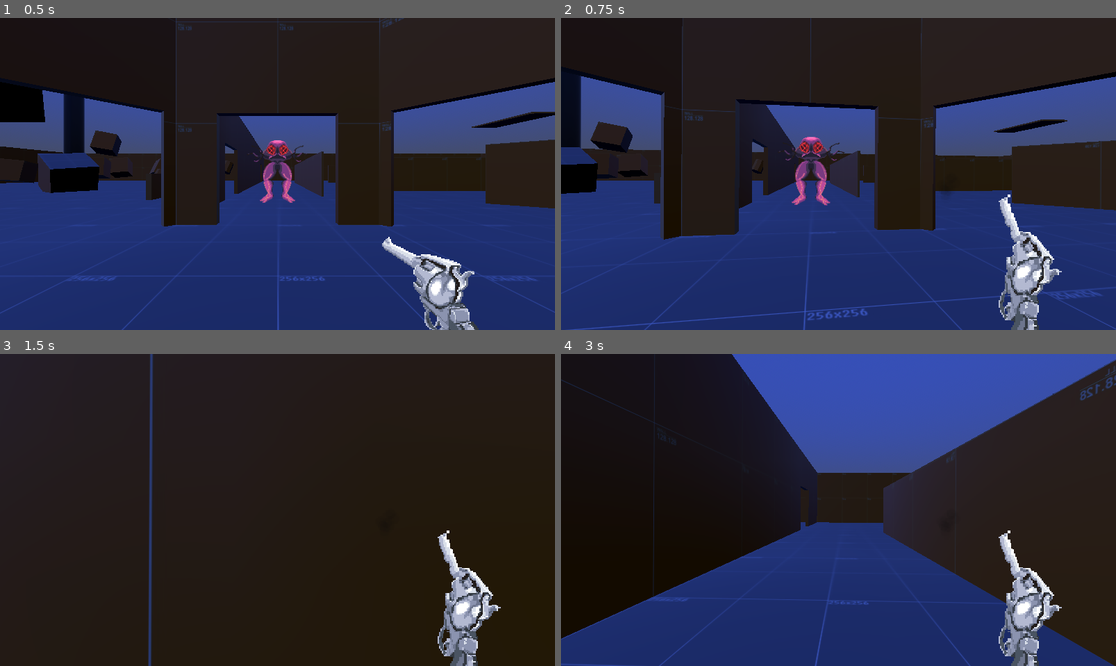
Above: before the commit, frames 1-4 (two rows, left to right).
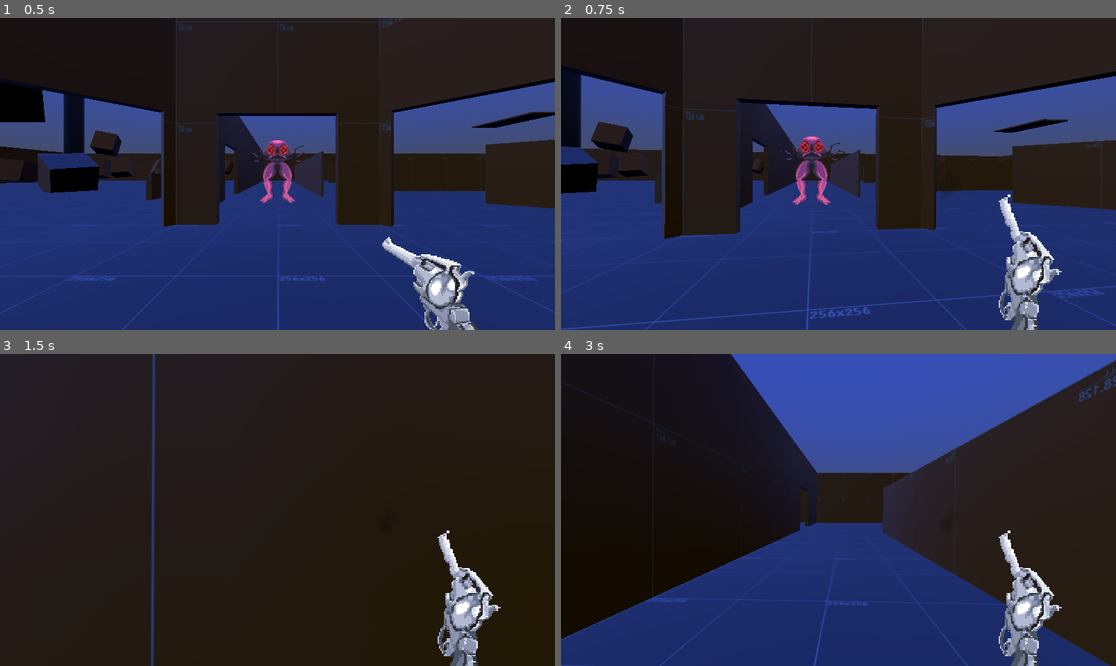
Above: after the commit, the same moments.

Repository: Liloslash/CocoonstrikeV2
Game: Godot game, scene res://world.tscn
Two runs of this game, one before a commit and one after it. Both use one fixed random seed, a clock stepped at 60 frames per second and the inputs below. Sound files missing from this copy of the repository are replaced by a short silence.
Inputs (mouse positions are in pixels of both pictures, inside the frame that each line leads up to):
- Up to frame 1 (0.5 s): no input
- Up to frame 2 (0.75 s): move the mouse to (866, 174) at 0.52 s; hold W (up) from 0.53 s (still down); click (866, 174) at 0.6 s
- Up to frame 3 (1.5 s): keep holding W (up); tap Space (jump) at 0.77 s; move the mouse to (249, 510) at 1.27 s; click (249, 510) at 1.35 s
- Up to frame 4 (3 s): keep holding W (up); tap Space (jump) at 1.52 s; move the mouse to (849, 503) at 2.02 s; hold Q (slam) 2.03-2.78 s; click (849, 503) at 2.3 s; move the mouse to (832, 516) at 2.77 s; click (832, 516) at 2.85 s

Frame 1 is identical in both runs. In frame 2, 3.0% of the frame differs, in the area x 0-100%, y 0-100%; in frame 3, 1.0%; in frame 4, 1.1%.

Commit message:
Refactor impact effect parameters for improved customization; enhance enemy impact colors and adjust player shooting mechanics

Diff:
--- a/Effects/ImpactEffect.gd
+++ b/Effects/ImpactEffect.gd
@@ -7,70 +7,99 @@
 
 # === PARAMÈTRES EXPORTÉS ===
 @export_group("Durée et Intensité")
-@export var effect_duration: float = 1.5  # Durée totale de l'effet
-@export var particle_count: int = 20  # Nombre de particules
+@export var effect_duration: float = 0.4  # Durée totale de l'effet
+@export var particle_count: int = 32  # Nombre total de particules
 
 @export_group("Physique")
 @export var explosion_force_min: float = 3.0  # Force d'explosion minimale
-@export var explosion_force_max: float = 8.0  # Force d'explosion maximale
-@export var bounce_strength: float = 0.6  # Force de rebond (0 = pas de rebond, 1 = rebond parfait)
-@export var bounce_randomness: float = 0.2  # Variation des rebonds pour plus de réalisme
+@export var explosion_force_max: float = 6.0  # Force d'explosion maximale
 
 @export_group("Couleurs")
-@export var color1: Color = Color.WHITE  # Couleur dominante du sprite
-@export var color2: Color = Color.ORANGE  # Couleur secondaire
-@export var color3: Color = Color.RED  # Couleur tertiaire
+@export var impact_colors: Array[Color] = []  # Les 4 couleurs de l'ennemi
+
+@export_group("Apparence")
+@export var cube_size: float = 0.056  # Taille des cubes de particules (réduite d'un quart de plus)
 
 func _ready():
-	print("ImpactEffect: _ready() appelé")
-
 	# Configuration complète des particules dans le script
 	_configure_particles()
 
-	# Démarrer l'effet immédiatement
+func _configure_particles():
+	# Configuration pour effet court et punchy
+	particles.amount = particle_count
+	particles.lifetime = effect_duration
+	particles.one_shot = true
+	particles.explosiveness = 1.0
+
+	# Modifier le matériel du système original
+	var material = particles.process_material as ParticleProcessMaterial
+	if material:
+		material.emission_shape = 0  # Point d'émission
+		material.direction = Vector3(0, 0, 0)  # Direction neutre
+		material.spread = 360.0  # Spread dans toutes les directions
+		material.initial_velocity_min = explosion_force_min  # Utilise la variable exportable
+		material.initial_velocity_max = explosion_force_max  # Utilise la variable exportable
+		material.gravity = Vector3(0, 0, 0)  # Pas de gravité
+
+	# Appliquer la taille des cubes
+	var box_mesh = particles.draw_pass_1 as BoxMesh
+	if box_mesh:
+		box_mesh.size = Vector3(cube_size, cube_size, cube_size)
+		box_mesh.material = null
+
+
+# Fonction pour définir les couleurs d'impact de l'ennemi
+func set_impact_colors(colors: Array[Color]):
+	impact_colors = colors
+
+	# Appliquer toutes les couleurs aux particules
+	_apply_all_colors()
+
+	# Démarrer les particules
 	particles.emitting = true
-	print("ImpactEffect: particules démarrées")
 
 	# Attendre la fin de l'effet puis se supprimer
 	await particles.finished
-	print("ImpactEffect: effet terminé, suppression")
 	queue_free()
 
-func _configure_particles():
-	# Configuration ultra-simple des particules
-	particles.amount = 20
-	particles.lifetime = 1.5
-	particles.one_shot = true
-	particles.explosiveness = 1.0
+# Fonction pour créer plusieurs systèmes de particules avec des couleurs différentes
+func _apply_all_colors():
+	if impact_colors.size() == 0:
+		return
 
-	print("ImpactEffect: particules configurées")
+	# Créer un système de particules pour chaque couleur
+	for i in range(impact_colors.size()):
+		var color_particles = GPUParticles3D.new()
+		add_child(color_particles)
 
-# Fonction pour définir les couleurs d'impact de l'ennemi
-func set_sprite_colors(dominant_color: Color, secondary_color: Color, tertiary_color: Color):
-	color1 = dominant_color
-	color2 = secondary_color
-	color3 = tertiary_color
+		# Configuration des particules pour effet localisé
+		color_particles.amount = int(particle_count / impact_colors.size())  # Répartir le nombre total
+		color_particles.lifetime = effect_duration
+		color_particles.one_shot = true
+		color_particles.explosiveness = 1.0
+		color_particles.emitting = true
 
-	# Créer un gradient simple avec les 3 couleurs
-	_create_simple_gradient(dominant_color, secondary_color, tertiary_color)
-	print("Couleurs d'impact appliquées: ", dominant_color, " | ", secondary_color, " | ", tertiary_color)
+		# Matériel avec la couleur spécifique
+		var material = ParticleProcessMaterial.new()
+		material.emission_shape = 0  # Point d'émission (pas de sphère)
+		material.direction = Vector3(0, 0, 0)  # Direction neutre
+		material.spread = 360.0  # Spread dans toutes les directions
+		material.initial_velocity_min = explosion_force_min  # Utilise la variable exportable
+		material.initial_velocity_max = explosion_force_max  # Utilise la variable exportable
+		material.gravity = Vector3(0, 0, 0)  # Pas de gravité
+		material.scale_min = 0.5
+		material.scale_max = 1.5
+		material.color = impact_colors[i]
+		color_particles.process_material = material
 
-# Fonction pour créer un gradient simple avec les 3 couleurs
-func _create_simple_gradient(_color1: Color, _color2: Color, _color3: Color):
-	# Créer un gradient avec les 3 couleurs
-	var gradient = Gradient.new()
-	gradient.add_point(0.0, _color1)  # Couleur au début (dominante)
-	gradient.add_point(0.5, _color2)  # Couleur au milieu (secondaire)
-	gradient.add_point(1.0, _color3)  # Couleur à la fin (tertiaire)
+		# Mesh avec la couleur
+		var box_mesh = BoxMesh.new()
+		box_mesh.size = Vector3(cube_size, cube_size, cube_size)
+		var mesh_material = StandardMaterial3D.new()
+		mesh_material.albedo_color = impact_colors[i]
+		box_mesh.material = mesh_material
+		color_particles.draw_pass_1 = box_mesh
 
-	# Appliquer le gradient au matériel des particules
-	var material = particles.process_material as ParticleProcessMaterial
-	if material:
-		material.color_ramp = gradient
-		print("Gradient appliqué avec 3 couleurs")
 
-# Fonction pour adapter l'effet selon le type d'arme
-func set_weapon_intensity(_intensity_multiplier: float):
-	# Pour l'instant, on garde les paramètres par défaut
-	# Cette fonction sera utilisée pour les armes futures
-	pass
+	# Désactiver le système original
+	particles.emitting = false
--- a/Effects/ImpactEffect.tscn
+++ b/Effects/ImpactEffect.tscn
@@ -11,16 +11,17 @@
 initial_velocity_max = 8.0
 scale_min = 0.5
 scale_max = 1.5
-color = Color(1, 0.8, 0.2, 1)
 
 [sub_resource type="BoxMesh" id="BoxMesh_1"]
 size = Vector3(0.1, 0.1, 0.1)
 
 [node name="ImpactEffect" type="Node3D"]
 script = ExtResource("1_impact")
+effect_duration = 0.16
 particle_count = 15
-explosion_force_min = 2.5
-explosion_force_max = 7.0
+explosion_force_min = 1.0
+explosion_force_max = 8.0
+cube_size = 0.03
 
 [node name="GPUParticles3D" type="GPUParticles3D" parent="."]
 emitting = false
--- a/Enemy/enemy.gd
+++ b/Enemy/enemy.gd
@@ -12,9 +12,10 @@
 @export var death_freeze_duration: float = 1.0  # Durée du freeze avant disparition
 
 @export_group("Effets d'Impact")
-@export var impact_color_1: Color = Color.WHITE    # Couleur dominante de l'impact
-@export var impact_color_2: Color = Color.ORANGE   # Couleur secondaire de l'impact
-@export var impact_color_3: Color = Color.RED      # Couleur tertiaire de l'impact
+@export var impact_color_1: Color = Color(1.0, 0.5, 0.5, 1.0)  # Rouge clair
+@export var impact_color_2: Color = Color.GREEN    # Couleur 2 (veines vertes)
+@export var impact_color_3: Color = Color.PURPLE   # Couleur 3 (corps violet)
+@export var impact_color_4: Color = Color.BLACK    # Couleur 4 (détails noirs)
 
 # === VARIABLES INTERNES ===
 var current_health: int
@@ -59,7 +60,6 @@
 		return
 
 	current_health -= damage
-	print("Ennemi touché ! Vie restante: ", current_health, "/", max_health)
 
 	# Vérification de la mort
 	if current_health <= 0:
@@ -71,7 +71,6 @@
 
 	is_alive = false
 	is_frozen = true
-	print("Ennemi éliminé !")
 	_disable_collisions()
 
 	# Freeze pendant 1 seconde puis disparition
@@ -106,4 +105,4 @@
 
 # === GETTERS POUR LES COULEURS D'IMPACT ===
 func get_impact_colors() -> Array[Color]:
-	return [impact_color_1, impact_color_2, impact_color_3]
+	return [impact_color_1, impact_color_2, impact_color_3, impact_color_4]
--- a/Enemy/enemy.tscn
+++ b/Enemy/enemy.tscn
@@ -211,6 +211,7 @@
 
 [node name="Enemy" type="CharacterBody3D"]
 script = ExtResource("1_px1sc")
+impact_color_3 = Color(0.660735, 0.206853, 0.973314, 1)
 
 [node name="AnimatedSprite3D" type="AnimatedSprite3D" parent="."]
 transform = Transform3D(1.5, 0, 0, 0, 1.5, 0, 0, 0, 1.5, 0, 0, 0)
--- a/Player/player.gd
+++ b/Player/player.gd
@@ -175,25 +175,18 @@
 
 # --- Gestion du tir avec Raycast ---
 func _handle_shot() -> void:
-	print("_handle_shot() appelée !")
 	# Mettre à jour immédiatement le raycast pour éviter un frame de retard
 	raycast.force_raycast_update()
 
 	if not raycast.is_colliding():
-		print("Raycast ne touche rien")
-		return
-
-	print("Raycast en collision !")
+		return
+
 	var collider = raycast.get_collider()
-	print("Collider: ", collider)
 
 	if not collider or not collider.has_method("take_damage"):
-		print("Collider n'a pas de méthode take_damage")
-		return
-
-	print("Ennemi a la méthode take_damage, envoi des dégâts...")
+		return
+
 	collider.take_damage(revolver_damage)
-	print("Ennemi touché pour ", revolver_damage, " dégâts!")
 
 	# Créer l'effet d'impact au point de collision
 	_create_impact_effect(raycast.get_collision_point(), collider)
@@ -222,22 +215,15 @@
 
 # --- Création de l'effet d'impact ---
 func _create_impact_effect(impact_position: Vector3, target_collider: Node):
-	print("Création de l'effet d'impact à la position: ", impact_position)
 	var impact_effect = IMPACT_EFFECT_SCENE.instantiate()
 	get_tree().current_scene.add_child(impact_effect)
 	impact_effect.global_position = impact_position
-	print("Effet d'impact créé et ajouté à la scène")
 
 	# Récupérer les couleurs d'impact de l'ennemi touché
 	if target_collider.has_method("get_impact_colors"):
 		var impact_colors = target_collider.get_impact_colors()
-		if impact_colors.size() >= 3:
-			impact_effect.set_sprite_colors(impact_colors[0], impact_colors[1], impact_colors[2])
-			print("Couleurs d'impact: ", impact_colors[0], " | ", impact_colors[1], " | ", impact_colors[2])
-		else:
-			print("Pas assez de couleurs d'impact, utilisation des couleurs par défaut")
-	else:
-		print("Ennemi sans couleurs d'impact définies, utilisation des couleurs par défaut")
+		if impact_colors.size() >= 4:
+			impact_effect.set_impact_colors(impact_colors)
 
 # --- Fonction pour trouver le sprite dans un ennemi ---
 func _find_sprite_in_target(target: Node) -> Node:
--- a/world.tscn
+++ b/world.tscn
@@ -31,8 +31,11 @@
 
 [node name="Player" parent="." instance=ExtResource("3_tlwt5")]
 transform = Transform3D(1, 0, 0, 0, 1, 0, 0, 0, 1, 0, 1, 0)
+recoil_intensity = 0.08
+recoil_kickback = 0.2
 
 [node name="Enemy" parent="." instance=ExtResource("4_aqk2v")]
 transform = Transform3D(1.5, 0, 0, 0, 1.5, 0, 0, 0, 1.5, 0, 1.14653, -7)
 collision_layer = 3
 collision_mask = 3
+max_health = 500
